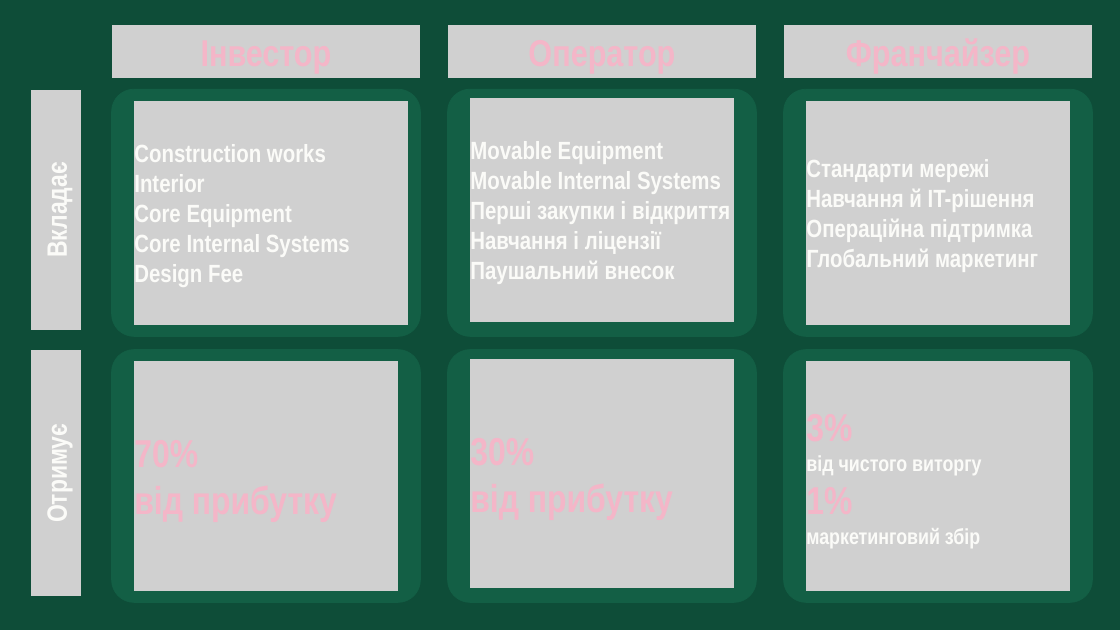
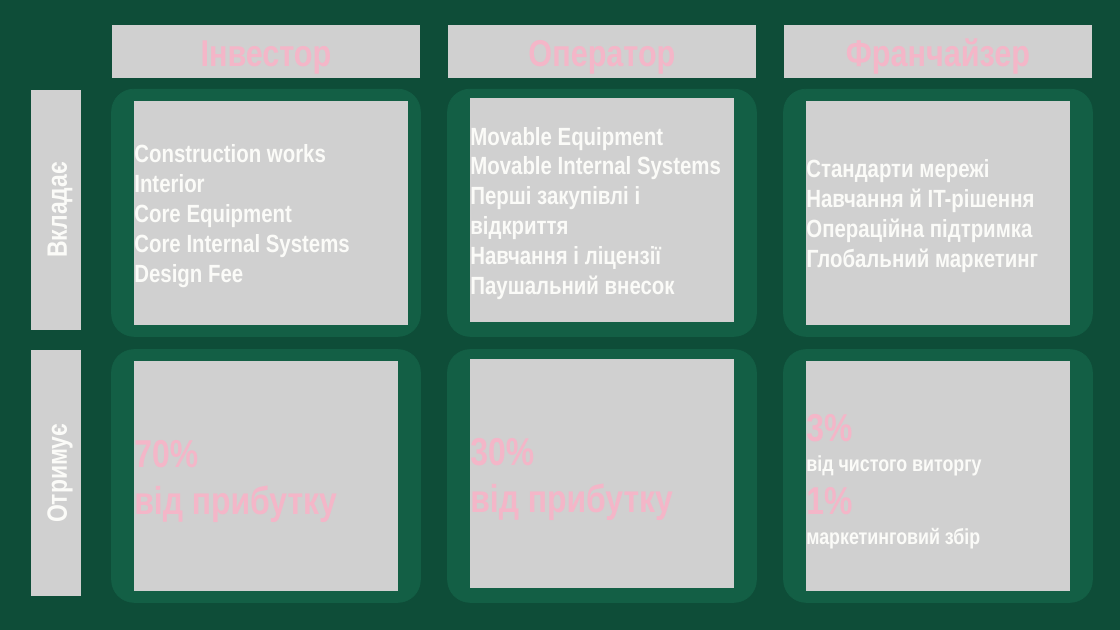
Before and after one commit to denfidiriv-cmyk/xcrypto, a slide deck: slide 25 of presentation_latest.pptx. Drawn at 1120x630 pixels with LibreOffice and Linux fonts; fonts in the diff are those of the drawing; grey boxes stand for pictures. Boxes give left, top, right and bottom in pixels: in the first picture for what was removed or moved away, otherwise in the second. Text is boxed around its words. In the diff, an @@ line names an element or a change of style, - is before the commit and + after.

```diff
--- a/presentation_latest.pptx
+++ b/presentation_latest.pptx
@@ text at [470,186,641,239]: text changed @@
-Перші закупки і відкриття
+Перші закупівлі і відкриття
```
Also in this commit, not shown: 7 other slides changed.
